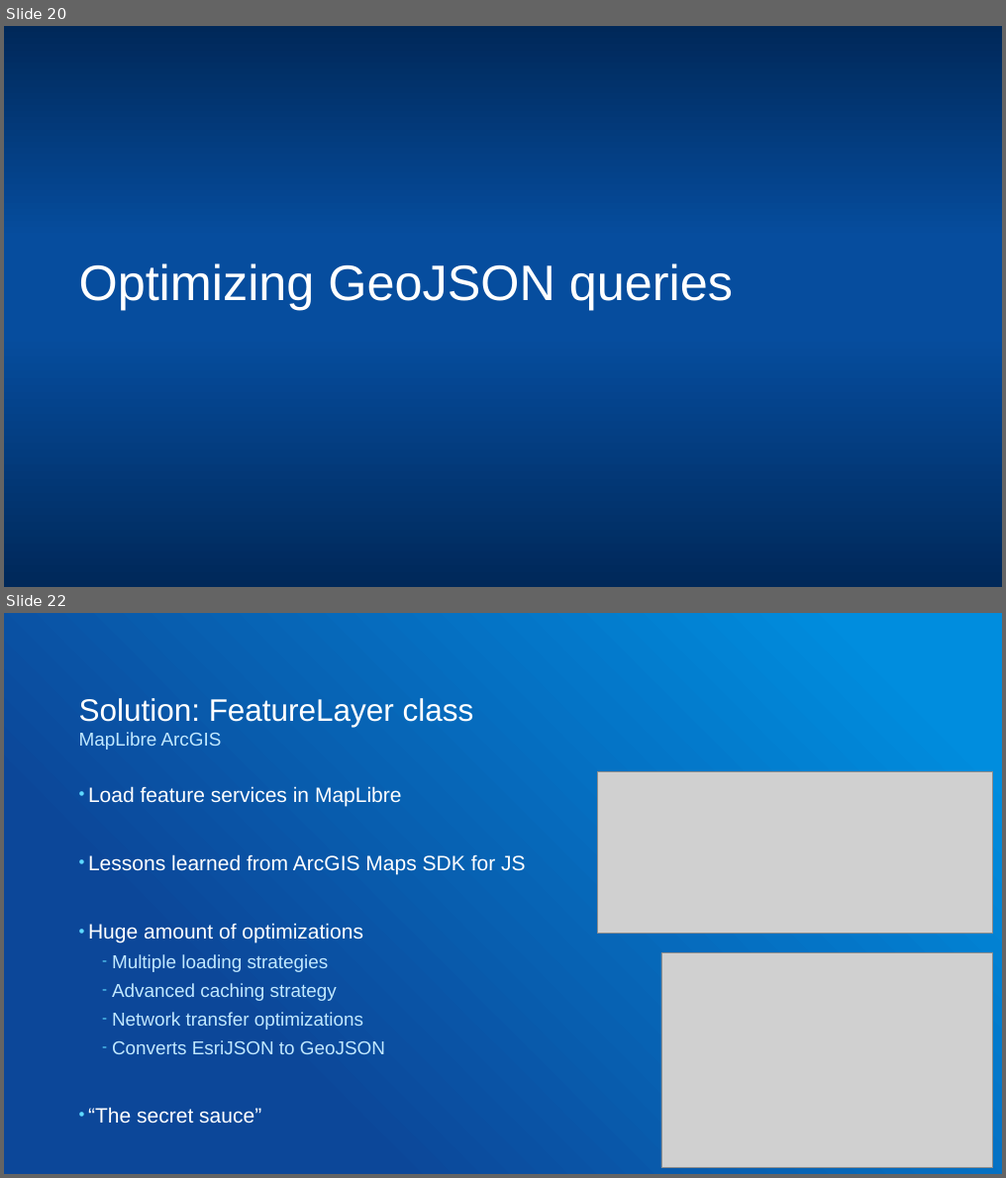
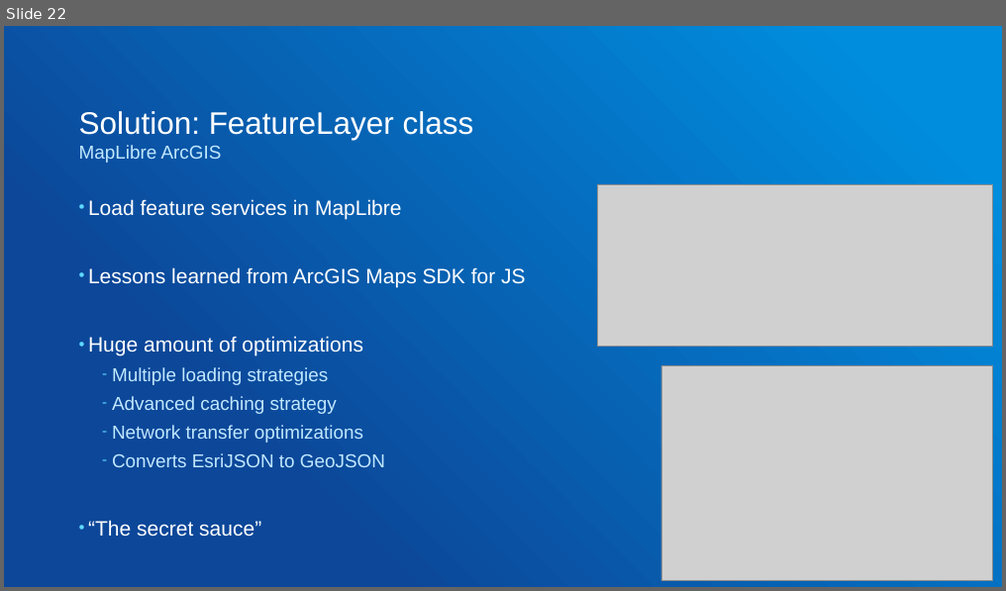
Before and after one commit to gowin20/foss4g-2026-maplibregl-data-visualization, a slide deck: foss4g-optimized-maplibre-queries.pptx. Shown one above the other, each under a label of ours: slides 20 and 22 before the commit, slide 22 after it; the slides between them are not shown. The pictures are 1006x1178 and 1006x591 pixels, drawn with LibreOffice and Linux fonts; fonts in the diff are those of the drawing; grey boxes stand for pictures. Boxes give left, top, right and bottom in pixels: in the first picture for what was removed or moved away, otherwise in the second. Text is boxed around its words. In the diff, an @@ line names an element or a change of style, - is before the commit and + after.

```diff
--- a/foss4g-optimized-maplibre-queries.pptx
+++ b/foss4g-optimized-maplibre-queries.pptx
@@ slide 20 removed at bbox=[4, 26, 1002, 587], background gradient #002859 to #064D9E @@
@@ title removed at bbox=[79, 264, 733, 310] @@
-Optimizing GeoJSON queries
```
Also in this commit, not shown: 8 slides changed, 2 slides added, 1 other file.
